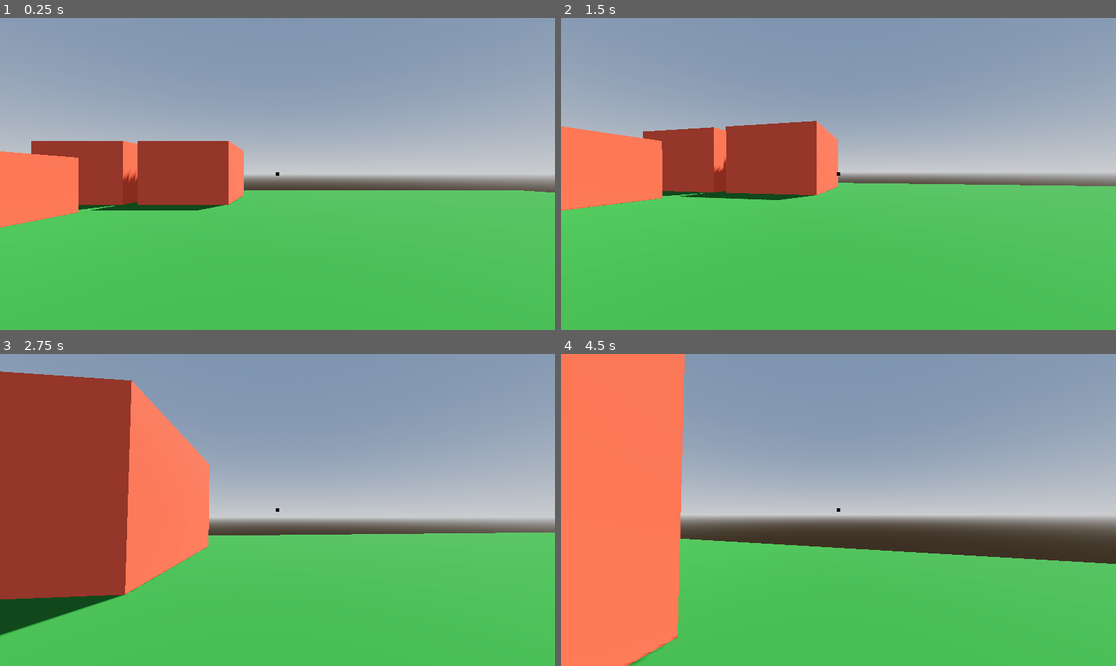
Above: before the commit, frames 1-4 (two rows, left to right).
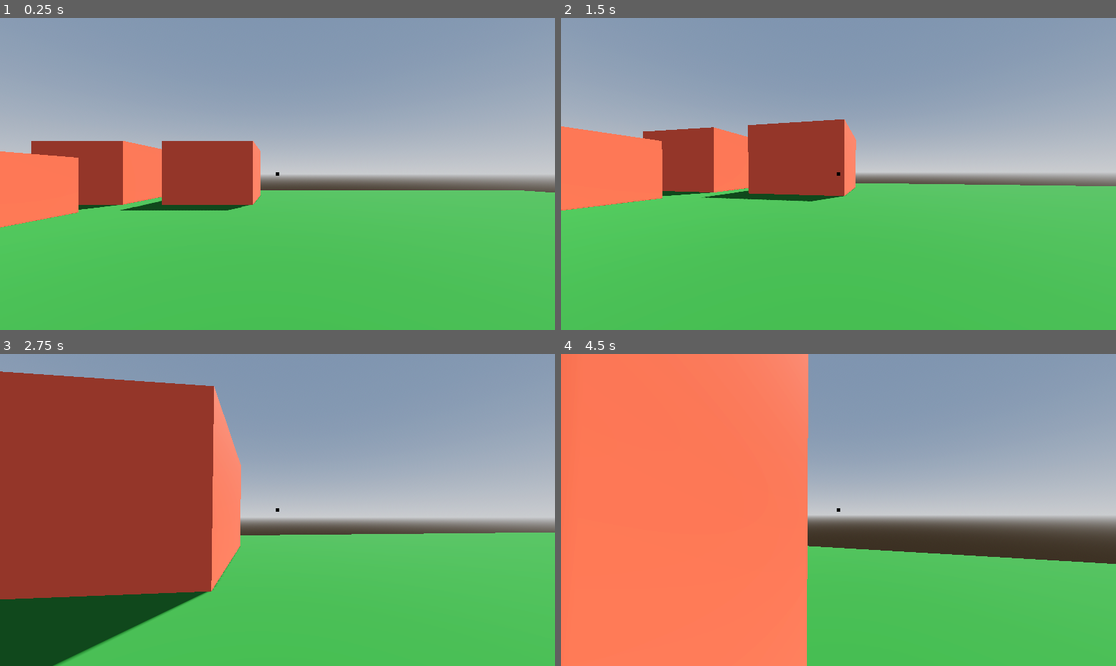
Above: after the commit, the same moments.

Repository: mitchglitchisdabestg/trust-no.-1game-jam
Game: Godot game, scene res://Scenes/world/world.tscn
Same seed, same stepped clock (60 frames per second), same inputs: the game is played once before the commit and once after it.
Inputs (mouse positions are in pixels of both pictures, inside the frame that each line leads up to):
- Up to frame 1 (0.25 s): no input
- Up to frame 2 (1.5 s): move the mouse to (866, 174) at 0.52 s; hold C (Crouch) 0.53-1.28 s; hold W (Up) from 0.53 s (still down); tap Space (Jump) at 0.77 s; move the mouse to (810, 174) at 1.27 s; tap Shift (Sprint) at 1.35 s
- Up to frame 3 (2.75 s): keep holding W (Up); tap Space (Jump) at 1.52 s; move the mouse to (288, 503) at 2.02 s; hold C (Crouch) from 2.03 s (still down)
- Up to frame 4 (4.5 s): keep holding W (Up); move the mouse to (832, 516) at 2.77 s; release C (Crouch) at 2.78 s; tap Shift (Sprint) at 2.85, 4.35 s; tap Space (Jump) at 3.02, 3.77 s; move the mouse to (877, 513) at 3.52 s; hold C (Crouch) 3.53-4.28 s; move the mouse to (794, 506) at 4.27 s

The runs differ from the first frame. In frame 1, 2.5% of the frame differs, in the area x 16-48%, y 39-62%; in frame 2, 2.9%; in frame 3, 17%; in frame 4, 23%, in the area x 12-45%, y 0-100%.

Commit message:
tested jacks github setup

Diff:
--- a/Scenes/world/world.tscn
+++ b/Scenes/world/world.tscn
@@ -41,7 +41,10 @@
 transform = Transform3D(5, 0, 0, 0, 5, 0, 0, 0, 5, -10.875902, 0.99646854, -17.836119)
 
 [node name="Box4" parent="Level" unique_id=835053526 instance=ExtResource("2_6m72w")]
-transform = Transform3D(5, 0, 0, 0, 5, 0, 0, 0, 5, -5.0918365, 0.99646854, -17.836119)
+transform = Transform3D(5, 0, 0, 0, 5, 0, 0, 0, 5, -3.761519, 0.99646854, -17.836119)
+
+[node name="Box5" parent="Level" unique_id=1991341658 instance=ExtResource("2_6m72w")]
+transform = Transform3D(5, 0, 0, 0, 5, 0, 0, 0, 5, 0.97196007, 0.99646854, 13.564949)
 
 [node name="Environment" type="Node3D" parent="." unique_id=16806332]
 
